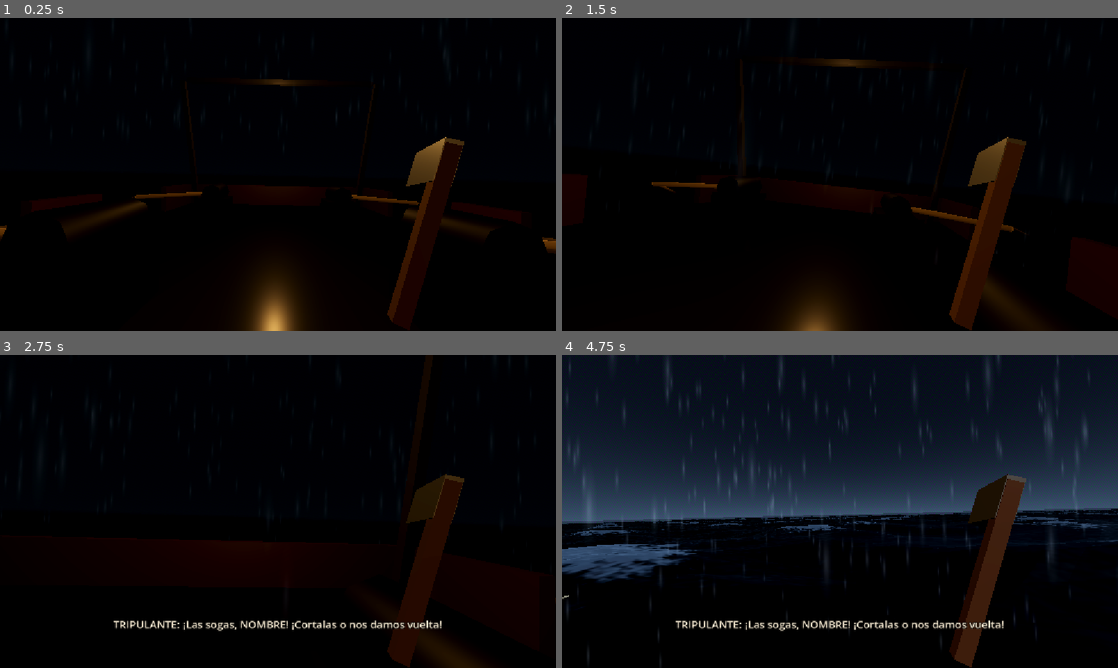
Above: before the commit, frames 1-4 (two rows, left to right).
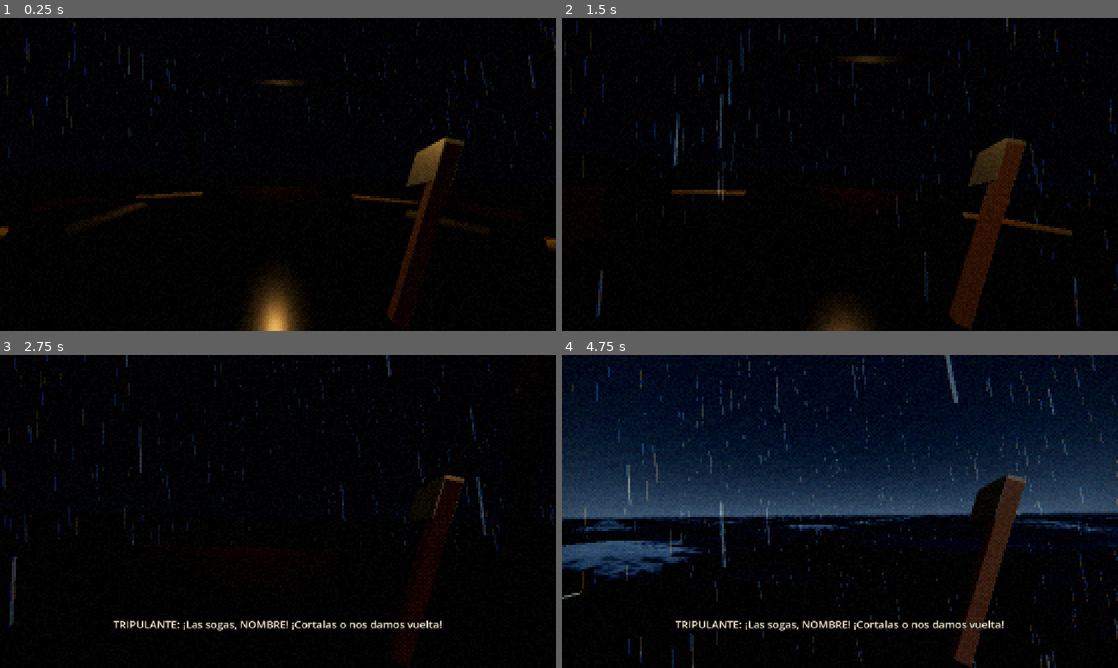
Above: after the commit, the same moments.

Repository: FacuWitt/tp_cved_juego
Game: Godot game, scene res://scenes/memories/memory_4.tscn
The game is run twice, just before and just after one commit, with the same random seed, the same clock (stepped at 60 frames per second) and the same inputs. This scene is started directly instead of the project's main scene.
Inputs (mouse positions are in pixels of both pictures, inside the frame that each line leads up to):
- Up to frame 1 (0.25 s): no input
- Up to frame 2 (1.5 s): move the mouse to (867, 174) at 0.52 s; press the mouse at (867, 174) at 0.53 s; hold W (move_forward) from 0.53 s (still down); tap Space (jump) at 0.77 s; move the mouse to (812, 174) at 1.27 s; release the mouse at (812, 174) at 1.28 s; tap E (interact) at 1.35 s
- Up to frame 3 (2.75 s): keep holding W (move_forward); tap Space (jump) at 1.52 s; move the mouse to (289, 505) at 2.02 s; hold Shift (sprint) from 2.03 s (still down)
- Up to frame 4 (4.75 s): keep holding W (move_forward); move the mouse to (834, 517) at 2.77 s; release Shift (sprint) at 2.78 s; click (834, 517) at 2.85 s; tap Space (jump) at 3.02, 3.77, 4.52 s; move the mouse to (878, 514) at 3.52 s; hold E (interact) 3.53-4.28 s; move the mouse to (795, 508) at 4.27 s; tap Shift (sprint) at 4.35 s

The runs differ from the first frame. In frame 1, 1.5% of the frame differs, in the area x 0-100%, y 0-100%; in frame 2, 5.4%; in frame 3, 3.3%; in frame 4, 10%.

Commit message:
feat(m4): menos resbalon, lluvia en rayas y postprocesado PostFx
Co-Authored-By: Claude Sonnet 5.5 <noreply@anthropic.com>
Claude-Session: https://claude.ai/code/session_01UHLAKF6bBBEfM8DwHwKKJe

Diff:
--- /dev/null
+++ b/assets/shaders/post_fx.gdshader
@@ -0,0 +1,71 @@
+shader_type canvas_item;
+// Postprocesado de pantalla completa: pixelado, reducción de color con tramado, viñeta,
+// aberración cromática, grano y corrección de color. Se aplica sobre todo lo que se dibujó antes.
+
+uniform sampler2D screen_tex : hint_screen_texture, filter_nearest, repeat_disable;
+uniform float pixel_size = 2.0;
+uniform float color_levels = 32.0;
+uniform float dither_strength = 0.7;
+uniform float vignette_strength = 0.55;
+uniform float vignette_radius = 0.75;
+uniform float chromatic_aberration = 1.0;
+uniform float grain_strength = 0.05;
+uniform float contrast = 1.12;
+uniform float saturation = 0.85;
+uniform vec3 shadow_tint : source_color = vec3(0.0, 0.03, 0.06);
+uniform vec3 highlight_tint : source_color = vec3(0.03, 0.02, 0.0);
+uniform float black_lift = 0.0;
+// Lo actualiza PostFx cada cuadro (para que el grano se mueva).
+uniform float time_seed = 0.0;
+
+float hash(vec2 p) {
+	return fract(sin(dot(p, vec2(12.9898, 78.233))) * 43758.5453);
+}
+
+// Matriz de Bayer 4x4 (tramado ordenado).
+float bayer4(vec2 p) {
+	int x = int(mod(p.x, 4.0));
+	int y = int(mod(p.y, 4.0));
+	int idx = x + y * 4;
+	float m[16] = float[16](0.0, 8.0, 2.0, 10.0, 12.0, 4.0, 14.0, 6.0, 3.0, 11.0, 1.0, 9.0, 15.0, 7.0, 13.0, 5.0);
+	return m[idx] / 16.0 - 0.5;
+}
+
+void fragment() {
+	vec2 res = 1.0 / SCREEN_PIXEL_SIZE;
+	vec2 block = vec2(max(pixel_size, 1.0));
+	// Coordenada del "píxel grande" al que pertenece este punto.
+	vec2 cell = floor(FRAGCOORD.xy / block);
+	vec2 uv = (cell + 0.5) * block / res;
+
+	// Aberración cromática: más fuerte hacia los bordes.
+	vec2 from_center = uv - 0.5;
+	float edge = dot(from_center, from_center) * 2.0;
+	vec2 shift = normalize(from_center + 1e-5) * edge * chromatic_aberration / res;
+	vec3 col;
+	col.r = texture(screen_tex, uv + shift).r;
+	col.g = texture(screen_tex, uv).g;
+	col.b = texture(screen_tex, uv - shift).b;
+
+	// Color: contraste, saturación y tinte de sombras/luces.
+	float luma = dot(col, vec3(0.299, 0.587, 0.114));
+	col = mix(vec3(luma), col, saturation);
+	col = (col - 0.5) * contrast + 0.5;
+	col += mix(shadow_tint, highlight_tint, smoothstep(0.0, 0.6, luma));
+	col = max(col, vec3(black_lift));
+
+	// Reducción de color con tramado.
+	float levels = max(color_levels, 2.0);
+	col += bayer4(cell) * dither_strength / levels;
+	col = floor(col * levels + 0.5) / levels;
+
+	// Viñeta.
+	float d = length(from_center * vec2(res.x / res.y, 1.0));
+	float vig = smoothstep(vignette_radius, vignette_radius + 0.55, d);
+	col *= 1.0 - vig * vignette_strength;
+
+	// Grano.
+	col += (hash(cell + time_seed) - 0.5) * grain_strength;
+
+	COLOR = vec4(max(col, vec3(0.0)), 1.0);
+}
--- a/config/player_settings_deck.tres
+++ b/config/player_settings_deck.tres
@@ -7,6 +7,6 @@
 walk_speed = 3.4
 sprint_speed = 4.6
 acceleration = 7.0
-deceleration = 1.2
+deceleration = 1.4
 air_control = 0.2
 jump_velocity = 3.5
--- /dev/null
+++ b/config/postfx_m4.tres
@@ -0,0 +1,6 @@
+[gd_resource type="Resource" script_class="PostFxSettings" format=3]
+
+[ext_resource type="Script" path="res://scripts/config/postfx_settings.gd" id="1_pfx"]
+
+[resource]
+script = ExtResource("1_pfx")
--- a/scenes/memories/memory_4.tscn
+++ b/scenes/memories/memory_4.tscn
@@ -10,43 +10,45 @@
 [ext_resource type="Script" path="res://scripts/ui/subtitle_display.gd" id="8_e"]
 [ext_resource type="Script" path="res://scripts/world/deck_slip.gd" id="9_e"]
 [ext_resource type="Shader" path="res://assets/shaders/abyss.gdshader" id="10_e"]
-[ext_resource type="Resource" path="res://config/player_settings_deck.tres" id="11_e"]
-[ext_resource type="AudioStream" path="res://assets/audio/m4_fall_splash.wav" id="12_e"]
-[ext_resource type="Shader" path="res://assets/shaders/ocean.gdshader" id="13_e"]
-[ext_resource type="Shader" path="res://assets/shaders/giant_wave.gdshader" id="14_e"]
-[ext_resource type="Shader" path="res://assets/shaders/rescue_glow.gdshader" id="15_e"]
-[ext_resource type="PackedScene" path="res://scenes/player/player.tscn" id="16_e"]
-
-[sub_resource type="ShaderMaterial" id="ShaderMaterial_17_s"]
-shader = ExtResource("13_e")
-
-[sub_resource type="ShaderMaterial" id="ShaderMaterial_18_s"]
-shader = ExtResource("14_e")
+[ext_resource type="Script" path="res://scripts/fx/post_fx.gd" id="11_e"]
+[ext_resource type="Resource" path="res://config/postfx_m4.tres" id="12_e"]
+[ext_resource type="Resource" path="res://config/player_settings_deck.tres" id="13_e"]
+[ext_resource type="AudioStream" path="res://assets/audio/m4_fall_splash.wav" id="14_e"]
+[ext_resource type="Shader" path="res://assets/shaders/ocean.gdshader" id="15_e"]
+[ext_resource type="Shader" path="res://assets/shaders/giant_wave.gdshader" id="16_e"]
+[ext_resource type="Shader" path="res://assets/shaders/rescue_glow.gdshader" id="17_e"]
+[ext_resource type="PackedScene" path="res://scenes/player/player.tscn" id="18_e"]
 
 [sub_resource type="ShaderMaterial" id="ShaderMaterial_19_s"]
 shader = ExtResource("15_e")
 
-[sub_resource type="StandardMaterial3D" id="StandardMaterial3D_20_s"]
+[sub_resource type="ShaderMaterial" id="ShaderMaterial_20_s"]
+shader = ExtResource("16_e")
+
+[sub_resource type="ShaderMaterial" id="ShaderMaterial_21_s"]
+shader = ExtResource("17_e")
+
+[sub_resource type="StandardMaterial3D" id="StandardMaterial3D_22_s"]
 albedo_color = Color(0.085, 0.095, 0.11, 1)
 roughness = 0.22
 metallic = 0.0
 
-[sub_resource type="StandardMaterial3D" id="StandardMaterial3D_21_s"]
+[sub_resource type="StandardMaterial3D" id="StandardMaterial3D_23_s"]
 albedo_color = Color(0.2, 0.03, 0.025, 1)
 roughness = 0.5
 metallic = 0.0
 
-[sub_resource type="StandardMaterial3D" id="StandardMaterial3D_22_s"]
+[sub_resource type="StandardMaterial3D" id="StandardMaterial3D_24_s"]
 albedo_color = Color(0.2, 0.21, 0.24, 1)
 roughness = 0.6
 metallic = 0.0
 
-[sub_resource type="StandardMaterial3D" id="StandardMaterial3D_23_s"]
+[sub_resource type="StandardMaterial3D" id="StandardMaterial3D_25_s"]
 albedo_color = Color(0.05, 0.05, 0.055, 1)
 roughness = 0.5
 metallic = 0.6
 
-[sub_resource type="StandardMaterial3D" id="StandardMaterial3D_24_s"]
+[sub_resource type="StandardMaterial3D" id="StandardMaterial3D_26_s"]
 albedo_color = Color(1.0, 0.62, 0.22, 1)
 roughness = 0.5
 metallic = 0.0
@@ -67,31 +69,15 @@
 emission = Color(1.0, 0.12, 0.05, 1)
 emission_energy_multiplier = 3.0
 
-[sub_resource type="StandardMaterial3D" id="StandardMaterial3D_27_s"]
+[sub_resource type="StandardMaterial3D" id="StandardMaterial3D_29_s"]
 albedo_color = Color(0.8, 0.6, 0.08, 1)
 roughness = 0.6
 metallic = 0.0
 
-[sub_resource type="Gradient" id="Gradient_28_s"]
-offsets = PackedFloat32Array(0, 0.45, 1)
-colors = PackedColorArray(1, 1, 1, 1, 1, 1, 1, 0.28, 1, 1, 1, 0)
-
-[sub_resource type="GradientTexture2D" id="GradientTexture2D_29_s"]
-gradient = SubResource("Gradient_28_s")
-width = 64
-height = 64
-fill = 1
-fill_from = Vector2(0.5, 0.5)
-fill_to = Vector2(1, 0.5)
-
 [sub_resource type="StandardMaterial3D" id="StandardMaterial3D_30_s"]
 shading_mode = 0
 transparency = 1
-cull_mode = 2
-albedo_color = Color(0.7, 0.78, 0.88, 0.07)
-albedo_texture = SubResource("GradientTexture2D_29_s")
-billboard_mode = 2
-billboard_keep_scale = true
+albedo_color = Color(0.65, 0.75, 0.85, 0.22)
 
 [sub_resource type="ShaderMaterial" id="ShaderMaterial_31_s"]
 shader = ExtResource("10_e")
@@ -145,8 +131,8 @@
 radius = 0.16
 height = 0.32
 
-[sub_resource type="QuadMesh" id="QuadMesh_40_s"]
-size = Vector2(0.22, 1.3)
+[sub_resource type="BoxMesh" id="BoxMesh_40_s"]
+size = Vector3(0.014, 0.55, 0.014)
 
 [node name="Memory4" type="Node3D" node_paths=PackedStringArray("player", "ropes", "abyss_overlay", "deck_slip", "splas …(194 unchanged characters)…
 script = ExtResource("1_e")
@@ -550,42 +536,48 @@
 cut_point = Vector3(4.62, 0.75, 8.0)
 water_point = Vector3(17.0, -2.6, 22.0)
 
-[node name="Player" type="CharacterBody3D" parent="." instance=ExtResource("16_e")]
+[node name="Player" type="CharacterBody3D" parent="." instance=ExtResource("18_e")]
 position = Vector3(0, 0.02, 1.25)
 rotation_degrees = Vector3(0, 180, 0)
-settings = ExtResource("11_e")
+settings = ExtResource("13_e")
 
 [node name="DeckSlip" type="Node" parent="." node_paths=PackedStringArray("player")]
 script = ExtResource("9_e")
 player = NodePath("../Player")
 
 [node name="FallSplash" type="AudioStreamPlayer" parent="."]
-stream = ExtResource("12_e")
+stream = ExtResource("14_e")
 volume_db = -2.0
 
 [node name="Rain" type="CPUParticles3D" parent="Player"]
 position = Vector3(0, 9, 0)
-amount = 1100
+amount = 1800
 lifetime = 0.75
 preprocess = 0.8
 local_coords = false
-mesh = SubResource("QuadMesh_40_s")
+mesh = SubResource("BoxMesh_40_s")
 material_override = SubResource("StandardMaterial3D_30_s")
 emission_shape = 3
 emission_box_extents = Vector3(14, 0.1, 14)
-direction = Vector3(0.05, -1, 0.02)
-spread = 1.5
-initial_velocity_min = 20.0
-initial_velocity_max = 24.0
+particle_flag_align_y = true
+direction = Vector3(0.12, -1, 0.05)
+spread = 2.0
+initial_velocity_min = 22.0
+initial_velocity_max = 26.0
 gravity = Vector3(0, -12, 0)
 cast_shadow = 0
 
 [node name="RescueGlow" type="MeshInstance3D" parent="."]
 mesh = SubResource("QuadMesh_36_s")
-material_override = SubResource("ShaderMaterial_19_s")
+material_override = SubResource("ShaderMaterial_21_s")
 visible = false
 cast_shadow = 0
 custom_aabb = AABB(-100, -100, -100, 200, 200, 200)
+
+[node name="PostFx" type="CanvasLayer" parent="."]
+script = ExtResource("11_e")
+settings = ExtResource("12_e")
+layer = 0
 
 [node name="HUD" type="CanvasLayer" parent="."]
 
--- a/scripts/config/memory_4_settings.gd
+++ b/scripts/config/memory_4_settings.gd
@@ -9,7 +9,7 @@
 ## Escora fija del barco por el peso de la red (hacia un lado, siempre).
 @export_range(0.0, 15.0, 0.1, "suffix:°") var deck_roll: float = 1.5
 ## Cuánto cabecea el barco de lado a lado con el oleaje. Es lo que hace resbalar al jugador.
-@export_range(0.0, 12.0, 0.1, "suffix:°") var sway_roll: float = 5.0
+@export_range(0.0, 12.0, 0.1, "suffix:°") var sway_roll: float = 3.5
 ## Duración de un vaivén completo.
 @export_range(1.0, 12.0, 0.1, "suffix:s") var sway_period: float = 5.0
 ## Inclinación extra por cada golpe fallado (el barco se escora más mientras se tarda).
@@ -17,7 +17,7 @@
 
 @export_group("Cubierta resbaladiza")
 ## Empuje lateral por cada grado de inclinación del barco. Más alto = resbala más.
-@export_range(0.0, 2.0, 0.05, "suffix:m/s²/°") var slip_strength: float = 0.9
+@export_range(0.0, 2.0, 0.05, "suffix:m/s²/°") var slip_strength: float = 0.38
 ## Si el jugador baja de esta altura (cae por un costado abierto), cae al agua.
 @export_range(-6.0, -0.5, 0.1, "suffix:m") var fall_height: float = -1.9
 ## Tiempo en negro, bajo el agua helada, antes de volver a bordo.
@@ -100,18 +100,18 @@
 @export_range(0.0, 40.0, 0.5) var lightning_sky: float = 14.0
 ## Duración de un rayo (incluye los parpadeos).
 @export_range(0.1, 1.5, 0.01, "suffix:s") var lightning_time: float = 0.45
-## Cantidad de gotas de lluvia en el aire (son manchas borrosas, no rayas).
-@export_range(0, 6000, 50) var rain_amount: int = 1100
+## Cantidad de gotas de lluvia en el aire (rayas finas).
+@export_range(0, 6000, 50) var rain_amount: int = 1800
 ## Opacidad de la lluvia donde hay luces del barco (cubierta).
-@export_range(0.0, 0.5, 0.005) var rain_alpha_lit: float = 0.07
+@export_range(0.0, 0.5, 0.005) var rain_alpha_lit: float = 0.22
 ## Opacidad extra de la lluvia durante un rayo.
-@export_range(0.0, 0.5, 0.005) var rain_alpha_flash: float = 0.12
+@export_range(0.0, 0.5, 0.005) var rain_alpha_flash: float = 0.1
 ## Opacidad de la lluvia que se ve alrededor del barco cuando el jugador ya está lejos, en el agua.
-@export_range(0.0, 0.3, 0.005) var rain_alpha_far: float = 0.035
-## Largo de cada mancha de lluvia.
-@export_range(0.3, 3.0, 0.05, "suffix:m") var rain_length: float = 1.3
-## Ancho de cada mancha de lluvia (más ancho = más borroso).
-@export_range(0.02, 0.6, 0.01, "suffix:m") var rain_width: float = 0.22
+@export_range(0.0, 0.3, 0.005) var rain_alpha_far: float = 0.09
+## Largo de cada raya de lluvia.
+@export_range(0.2, 3.0, 0.05, "suffix:m") var rain_length: float = 0.55
+## Grosor de cada raya de lluvia.
+@export_range(0.004, 0.1, 0.002, "suffix:m") var rain_width: float = 0.014
 
 @export_group("En el agua")
 ## Cuánto tarda en salir a la superficie después de la ola.
--- /dev/null
+++ b/scripts/config/postfx_settings.gd
@@ -0,0 +1,34 @@
+class_name PostFxSettings
+extends Resource
+## Valores del postprocesado "PS1 con esteroides". Cada escena puede tener su propio perfil
+## (res://config/postfx_*.tres) para que la memoria 1 sea cálida y la 4 fría y áspera.
+
+@export_group("Pixelado y color (la parte PS1)")
+## Tamaño del "píxel" en píxeles reales de pantalla. 1 = sin pixelado, 2-3 = look PS1 marcado.
+@export_range(1.0, 6.0, 0.25) var pixel_size: float = 2.0
+## Niveles de color por canal. 32 = como la PlayStation original; 256 = sin reducir.
+@export_range(4, 256, 1) var color_levels: int = 32
+## Fuerza del tramado (dither) que disimula la reducción de colores.
+@export_range(0.0, 1.0, 0.01) var dither_strength: float = 0.7
+
+@export_group("Lente")
+## Oscurecimiento de las esquinas.
+@export_range(0.0, 1.5, 0.01) var vignette_strength: float = 0.55
+## Radio de la zona clara: más bajo = la viñeta entra más hacia el centro.
+@export_range(0.2, 1.2, 0.01) var vignette_radius: float = 0.75
+## Separación de colores en los bordes de la pantalla (aberración cromática).
+@export_range(0.0, 8.0, 0.1, "suffix:px") var chromatic_aberration: float = 1.0
+## Grano de película.
+@export_range(0.0, 0.3, 0.005) var grain_strength: float = 0.05
+
+@export_group("Color")
+## Contraste general (1 = sin cambios).
+@export_range(0.5, 1.8, 0.01) var contrast: float = 1.12
+## Saturación general (1 = sin cambios, 0 = blanco y negro).
+@export_range(0.0, 1.5, 0.01) var saturation: float = 0.85
+## Color que se suma en las sombras (frío = azul verdoso).
+@export var shadow_tint: Color = Color(0.0, 0.03, 0.06)
+## Color que se suma en las luces.
+@export var highlight_tint: Color = Color(0.03, 0.02, 0.0)
+## Cuánto se levantan los negros (0 = negro puro; más = velo grisáceo, estilo película vieja).
+@export_range(0.0, 0.1, 0.002) var black_lift: float = 0.0
--- /dev/null
+++ b/scripts/fx/post_fx.gd
@@ -0,0 +1,52 @@
+class_name PostFx
+extends CanvasLayer
+## Postprocesado de pantalla completa (estilo "PS1 con esteroides"). Se arma solo:
+## un rectángulo que cubre la pantalla con un shader que lee lo que ya se dibujó.
+## Va debajo de la interfaz (subtítulos, barra del evento rápido), que no se ve afectada.
+## Los valores salen de un PostFxSettings; cada escena elige el suyo.
+
+const SHADER: Shader = preload("res://assets/shaders/post_fx.gdshader")
+
+@export var settings: PostFxSettings:
+	set(value):
+		settings = value
+		if is_node_ready():
+			apply_settings()
+
+var _material: ShaderMaterial
+var _time: float = 0.0
+
+
+func _ready() -> void:
+	assert(settings != null, "PostFx: falta asignar un PostFxSettings en el Inspector")
+	_material = ShaderMaterial.new()
+	_material.shader = SHADER
+	var rect: ColorRect = ColorRect.new()
+	rect.name = "Screen"
+	rect.material = _material
+	rect.mouse_filter = Control.MOUSE_FILTER_IGNORE
+	rect.set_anchors_and_offsets_preset(Control.PRESET_FULL_RECT)
+	add_child(rect)
+	apply_settings()
+
+
+func _process(delta: float) -> void:
+	_time += delta
+	# El grano cambia unas 24 veces por segundo, como el cine.
+	_material.set_shader_parameter("time_seed", floorf(_time * 24.0) * 7.13)
+
+
+## Vuelve a pasar los valores del Resource al shader (por si se cambió en pleno juego).
+func apply_settings() -> void:
+	_material.set_shader_parameter("pixel_size", settings.pixel_size)
+	_material.set_shader_parameter("color_levels", float(settings.color_levels))
+	_material.set_shader_parameter("dither_strength", settings.dither_strength)
+	_material.set_shader_parameter("vignette_strength", settings.vignette_strength)
+	_material.set_shader_parameter("vignette_radius", settings.vignette_radius)
+	_material.set_shader_parameter("chromatic_aberration", settings.chromatic_aberration)
+	_material.set_shader_parameter("grain_strength", settings.grain_strength)
+	_material.set_shader_parameter("contrast", settings.contrast)
+	_material.set_shader_parameter("saturation", settings.saturation)
+	_material.set_shader_parameter("shadow_tint", settings.shadow_tint)
+	_material.set_shader_parameter("highlight_tint", settings.highlight_tint)
+	_material.set_shader_parameter("black_lift", settings.black_lift)
--- a/scripts/memories/memory_4_accident.gd
+++ b/scripts/memories/memory_4_accident.gd
@@ -69,7 +69,7 @@
 	prompt_label.visible = false
 	rain.amount = settings.rain_amount
 	rain.top_level = true
-	(rain.mesh as QuadMesh).size = Vector2(settings.rain_width, settings.rain_length)
+	(rain.mesh as BoxMesh).size = Vector3(settings.rain_width, settings.rain_length, settings.rain_width)
 	deck_slip.strength = settings.slip_strength
 	deck_slip.enabled = true
 	_last_safe = player.global_position
@@ -102,6 +102,9 @@
 	_time += delta
 	_roll_deg = settings.deck_roll + _roll_extra + sin(_time * TAU / settings.sway_period) * settings.sway_roll
 	deck_slip.roll_degrees = _roll_deg
+	deck_slip.enabled = stage <= Stage.WARNING and not _overboard
+	# Mientras corta una soga tiene los pies firmes: si no, no habría forma de apuntar el golpe.
+	deck_slip.planted = stage == Stage.DECK and _busy and not _overboard
 	_update_camera_motion(delta)
 	_update_rain()
 	_update_abyss()
--- a/scripts/world/deck_slip.gd
+++ b/scripts/world/deck_slip.gd
@@ -6,10 +6,14 @@
 
 @export var player: Player
 ## Empuje por cada grado de inclinación (m/s² por °).
-@export_range(0.0, 2.0, 0.05, "suffix:m/s²/°") var strength: float = 0.9
+@export_range(0.0, 2.0, 0.05, "suffix:m/s²/°") var strength: float = 0.38
+
+const PLANT_BRAKE: float = 14.0
 
 ## Lo prende y apaga quien maneja la escena.
 var enabled: bool = false
+## Con los pies firmes (p. ej. mientras da un hachazo) no resbala y se frena enseguida.
+var planted: bool = false
 ## Inclinación actual del barco en grados. Positivo = el lado bajo es el -X.
 var roll_degrees: float = 0.0
 
@@ -21,6 +25,10 @@
 
 
 func _physics_process(delta: float) -> void:
+	if planted and player.is_on_floor():
+		player.velocity.x = move_toward(player.velocity.x, 0.0, PLANT_BRAKE * delta)
+		player.velocity.z = move_toward(player.velocity.z, 0.0, PLANT_BRAKE * delta)
+		return
 	if not enabled or not player.is_on_floor():
 		return
 	player.velocity.x += -roll_degrees * strength * delta
Not shown, added: assets/audio/m4_fall_splash.wav.import
Not shown, added: assets/shaders/abyss.gdshader.uid
Not shown: 6 places in scenes/memories/memory_4.tscn that only renumber resources
Not shown, added: scripts/world/deck_slip.gd.uid
Not shown, changed: CHANGELOG.md
